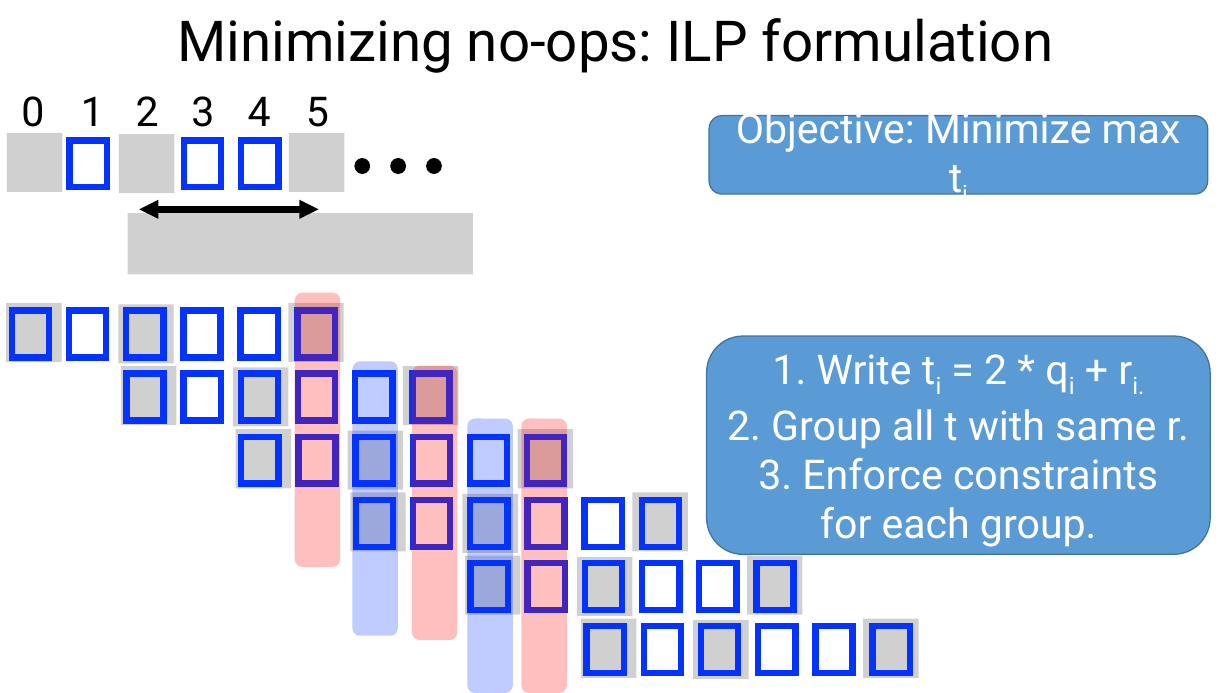
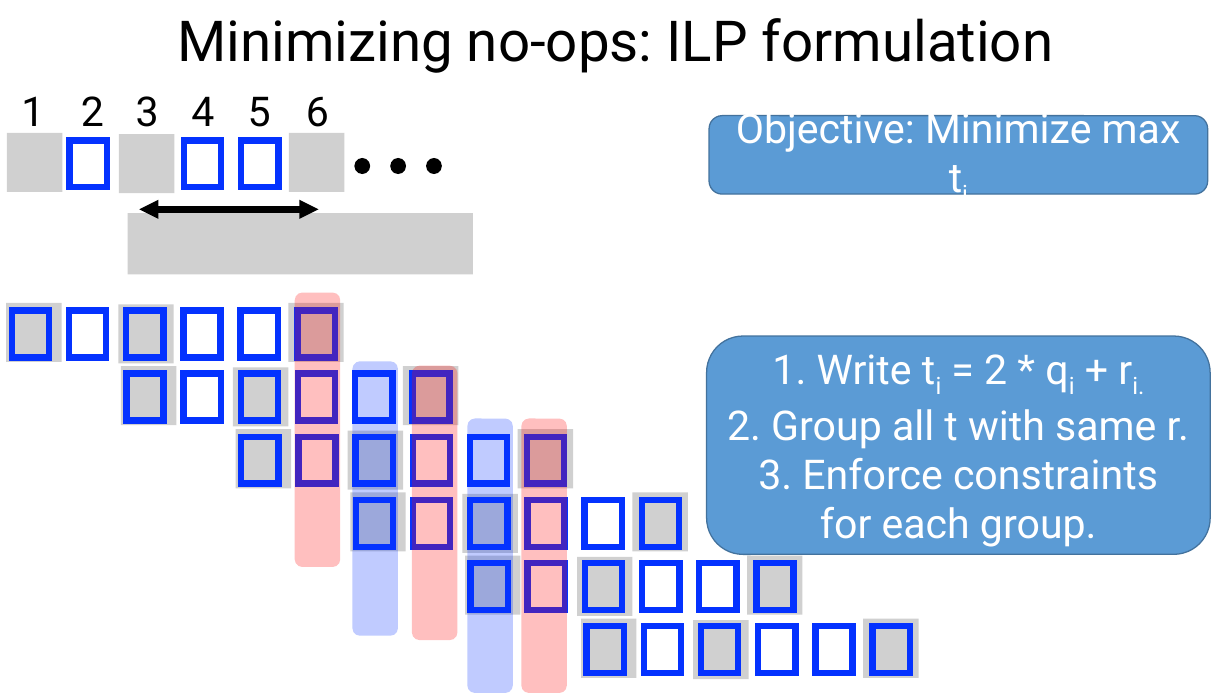
Before and after one commit to anirudhSK/drmt_talk, a slide deck: slide 22 of drmt_sigcomm.pptx. Drawn at 1232x693 pixels with LibreOffice and Linux fonts; fonts in the diff are those of the drawing; grey boxes stand for pictures. Boxes give left, top, right and bottom in pixels: in the first picture for what was removed or moved away, otherwise in the second. Text is boxed around its words. In the diff, an @@ line names an element or a change of style, - is before the commit and + after.

```diff
--- a/drmt_sigcomm.pptx
+++ b/drmt_sigcomm.pptx
@@ text "1" rewrapped from <box>81,96,104,126</box> to <box>21,96,44,137</box> @@
@@ 3 texts: place and size @@
-3 texts at <box>136,96,271,137</box>
+3 texts at <box>81,96,214,137</box>
@@ text "5" rewrapped from <box>306,96,329,137</box> to <box>248,96,271,127</box> @@
@@ text removed at <box>21,96,44,137</box> @@
-0
@@ text added at <box>306,96,329,137</box>, 32 pt, text #000000 @@
+6
```
